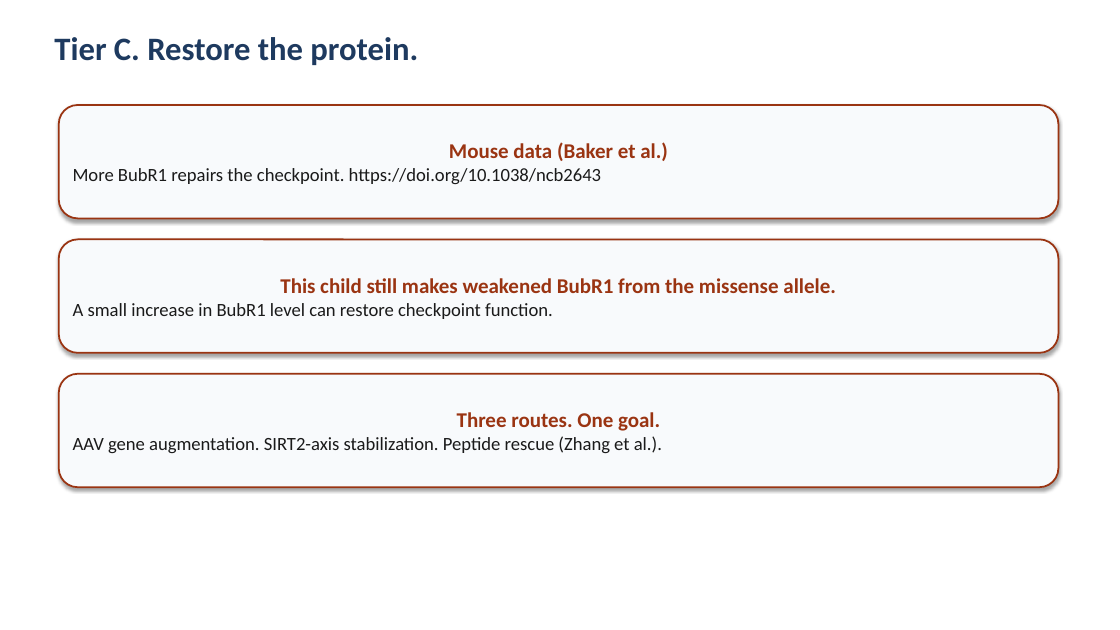
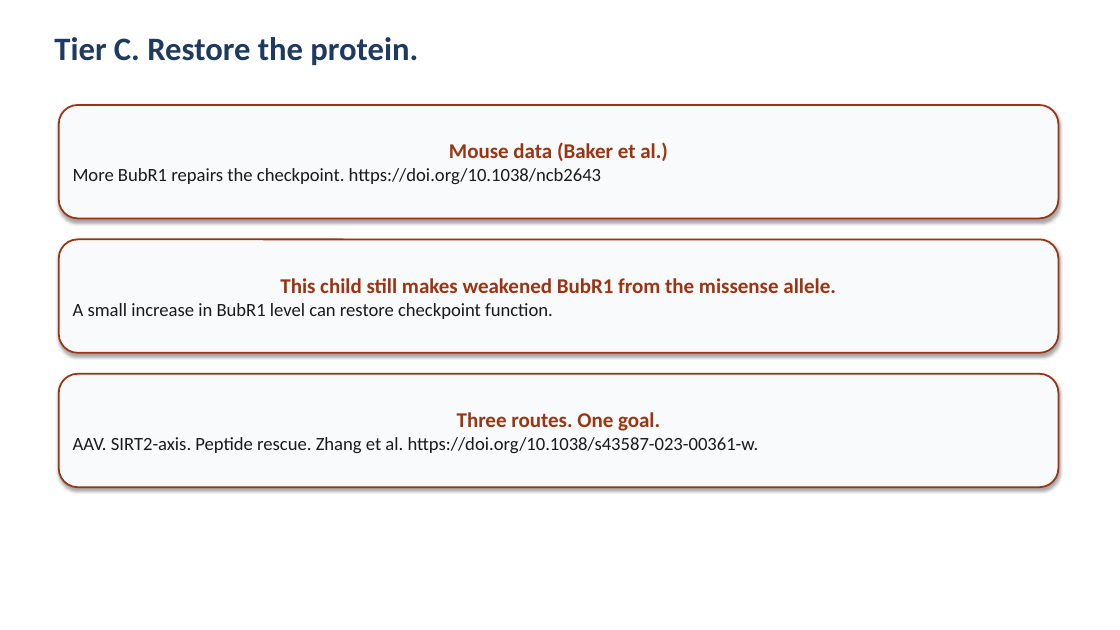
Before and after one commit to bigbag/mva-hackathon-2026, a slide deck: slide 7 of track2/slides/pitch_deck.pptx. Drawn at 1120x630 pixels with LibreOffice and Linux fonts; fonts in the diff are those of the drawing. Boxes give left, top, right and bottom in pixels: in the first picture for what was removed or moved away, otherwise in the second. Text is boxed around its words. In the diff, an @@ line names an element or a change of style, - is before the commit and + after.

```diff
--- a/track2/slides/pitch_deck.pptx
+++ b/track2/slides/pitch_deck.pptx
@@ text in rounded rectangle at bbox=[73, 437, 759, 453]: text changed @@
-AAV gene augmentation. SIRT2-axis stabilization. Peptide rescue (Zhang et al.).
+AAV. SIRT2-axis. Peptide rescue. Zhang et al. https://doi.org/10.1038/s43587-023-00361-w.
```
Also in this commit, not shown: 3 other slides changed, 8 other files.
